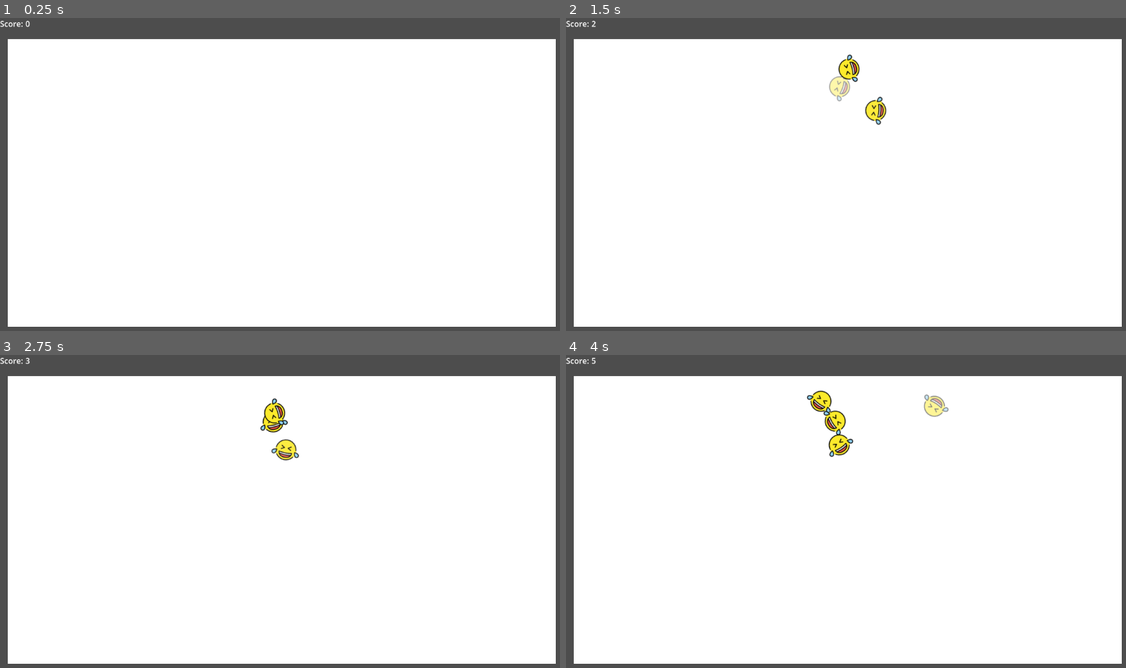
Above: before the commit, frames 1-4 (two rows, left to right).
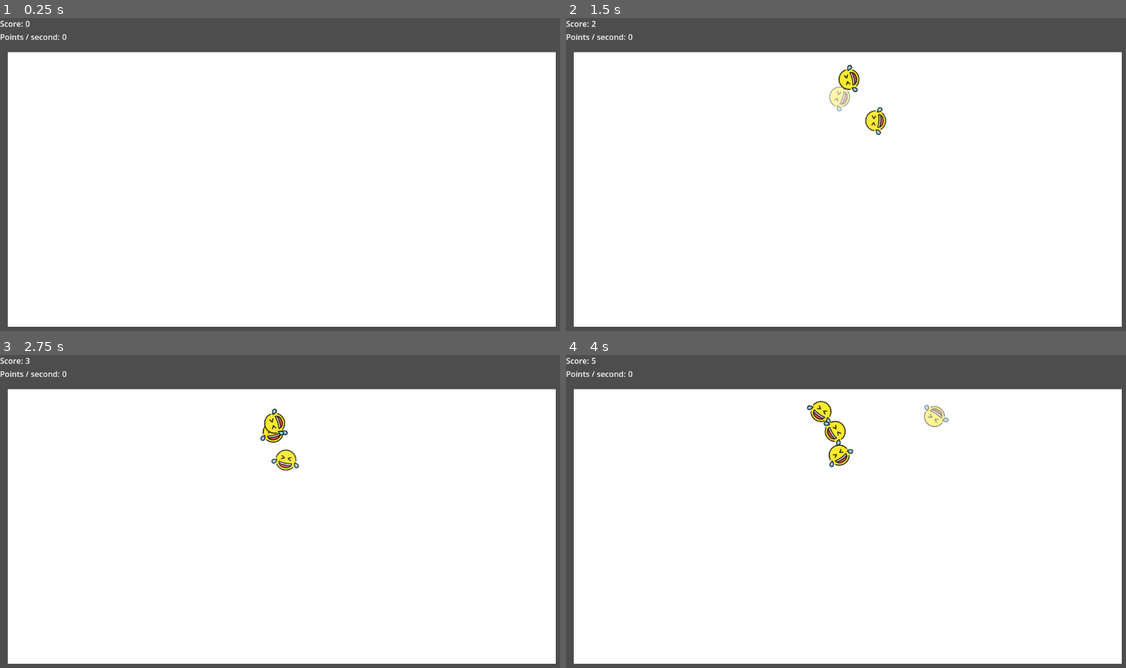
Above: after the commit, the same moments.

Repository: gilzoide/chatomon-clicker
Game: Godot game, scene res://Chatomon/chatomon_viewport.tscn
The game is run twice, just before and just after one commit, with the same random seed, the same clock (stepped at 60 frames per second) and the same inputs.
Inputs (mouse positions are in pixels of both pictures, inside the frame that each line leads up to):
- Up to frame 1 (0.25 s): no input
- Up to frame 2 (1.5 s): tap Enter at 0.5 s; move the mouse to (846, 183) at 0.52 s; click (846, 183) at 0.67 s; move the mouse to (734, 193) at 1.27 s; click (734, 193) at 1.42 s
- Up to frame 3 (2.75 s): move the mouse to (336, 442) at 2.02 s; click (336, 442) at 2.17 s
- Up to frame 4 (4 s): move the mouse to (818, 577) at 2.77 s; click (818, 577) at 2.92 s; move the mouse to (1019, 561) at 3.52 s; click (1019, 561) at 3.67 s

The runs differ from the first frame. In frame 1, 4.3% of the frame differs, in the area x 0-100%, y 5-12%; in frame 2, 5.2%; in frame 3, 5.1%; in frame 4, 5.5%, in the area x 0-100%, y 5-37%.

Commit message:
Add support for automatic clicks

Diff:
--- a/Chatomon/chatomon_viewport.tscn
+++ b/Chatomon/chatomon_viewport.tscn
@@ -1,7 +1,9 @@
-[gd_scene load_steps=6 format=3 uid="uid://ibscpn5fugds"]
+[gd_scene load_steps=8 format=3 uid="uid://ibscpn5fugds"]
 
-[ext_resource type="PackedScene" uid="uid://dlht4f032gs0m" path="res://Score/score_ui.tscn" id="1_2760m"]
+[ext_resource type="PackedScene" uid="uid://dlht4f032gs0m" path="res://Score/UI/score_ui.tscn" id="1_2760m"]
 [ext_resource type="Script" path="res://Chatomon/click_viewport.gd" id="1_ex540"]
+[ext_resource type="PackedScene" uid="uid://xfgdcnrqhfeu" path="res://Score/UI/automatic_score_ui.tscn" id="2_rmemq"]
+[ext_resource type="PackedScene" uid="uid://rhmlabaysueg" path="res://Score/UI/automatic_score_timer.tscn" id="3_b0u18"]
 [ext_resource type="Resource" uid="uid://clallafxvyok0" path="res://Score/player_score.tres" id="3_y6ifp"]
 [ext_resource type="Texture2D" uid="uid://cu2l65j57mk1" path="res://Chatomon/openmoji_rolling-on-the-floor-laughing.png" id="4_f61fw"]
 
@@ -18,6 +20,11 @@
 
 [node name="ScoreUi" parent="." instance=ExtResource("1_2760m")]
 layout_mode = 2
+
+[node name="AutomaticScoreUi" parent="." instance=ExtResource("2_rmemq")]
+layout_mode = 2
+
+[node name="AutomaticScore" parent="AutomaticScoreUi" instance=ExtResource("3_b0u18")]
 
 [node name="Click" type="Control" parent="."]
 layout_mode = 2
--- /dev/null
+++ b/Score/UI/automatic_score_timer.gd
@@ -0,0 +1,7 @@
+extends Node
+
+@export var score: ScoreResource
+
+
+func _on_timer_timed_out():
+	score.add_points_from_click(score.clicks_per_second)
--- /dev/null
+++ b/Score/UI/automatic_score_timer.tscn
@@ -0,0 +1,11 @@
+[gd_scene load_steps=3 format=3 uid="uid://rhmlabaysueg"]
+
+[ext_resource type="Script" path="res://Score/UI/automatic_score_timer.gd" id="1_l5on4"]
+[ext_resource type="Resource" uid="uid://clallafxvyok0" path="res://Score/player_score.tres" id="2_n6n0v"]
+
+[node name="AutomaticScore" type="Timer"]
+autostart = true
+script = ExtResource("1_l5on4")
+score = ExtResource("2_n6n0v")
+
+[connection signal="timeout" from="." to="." method="_on_timer_timed_out"]
--- /dev/null
+++ b/Score/UI/automatic_score_ui.gd
@@ -0,0 +1,15 @@
+extends Control
+
+
+@export var score: ScoreResource
+
+@onready var label: Label = $Value
+
+
+func _ready():
+	score.on_clicks_per_second_changed.connect(_on_value_changed)
+	label.text = str(score.clicks_per_second)
+
+
+func _on_value_changed(value: float):
+	label.text = str(value)
--- /dev/null
+++ b/Score/UI/automatic_score_ui.tscn
@@ -0,0 +1,16 @@
+[gd_scene load_steps=3 format=3 uid="uid://xfgdcnrqhfeu"]
+
+[ext_resource type="Script" path="res://Score/UI/automatic_score_ui.gd" id="1_baf8v"]
+[ext_resource type="Resource" uid="uid://clallafxvyok0" path="res://Score/player_score.tres" id="2_b0sr6"]
+
+[node name="AutomaticScoreUi" type="HBoxContainer"]
+script = ExtResource("1_baf8v")
+score = ExtResource("2_b0sr6")
+
+[node name="Title" type="Label" parent="."]
+layout_mode = 2
+text = "Points / second:"
+
+[node name="Value" type="Label" parent="."]
+layout_mode = 2
+text = "0"
--- a/Score/score_ui.tscn
+++ b/Score/UI/score_ui.tscn
@@ -1,6 +1,6 @@
 [gd_scene load_steps=3 format=3 uid="uid://dlht4f032gs0m"]
 
-[ext_resource type="Script" path="res://Score/score_ui.gd" id="1_xhd63"]
+[ext_resource type="Script" path="res://Score/UI/score_ui.gd" id="1_xhd63"]
 [ext_resource type="Resource" uid="uid://clallafxvyok0" path="res://Score/player_score.tres" id="2_1ln83"]
 
 [node name="ScoreUi" type="HBoxContainer"]
--- a/Score/score_resource.gd
+++ b/Score/score_resource.gd
@@ -2,14 +2,21 @@
 class_name ScoreResource
 
 signal on_points_changed(value: float)
+signal on_clicks_per_second_changed(value: float)
 
 @export var points: float = 0
 @export var points_per_click: float = 1
-@export var clicks_per_second: float = 0
+@export var clicks_per_second: float:
+	get:
+		return _clicks_per_second
+	set(value):
+		set_clicks_per_second(value)
+
+var _clicks_per_second: float = 0
 
 
-func add_points_from_click():
-	add_points(points_per_click)
+func add_points_from_click(clicks: float = 1):
+	add_points(clicks * points_per_click)
 
 
 func add_points(value: float):
@@ -26,3 +33,8 @@
 		return true
 	else:
 		return false
+
+
+func set_clicks_per_second(value: float):
+	_clicks_per_second = value
+	on_clicks_per_second_changed.emit(_clicks_per_second)
Renamed: Score/score_ui.gd -> Score/UI/score_ui.gd
